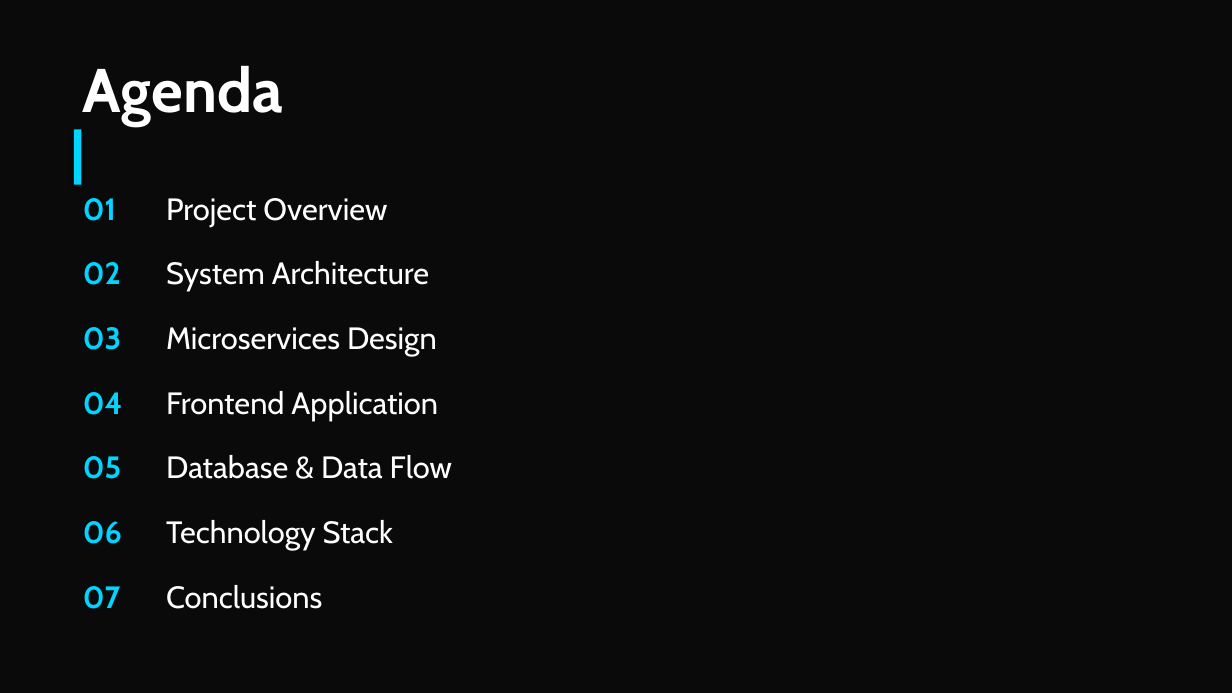
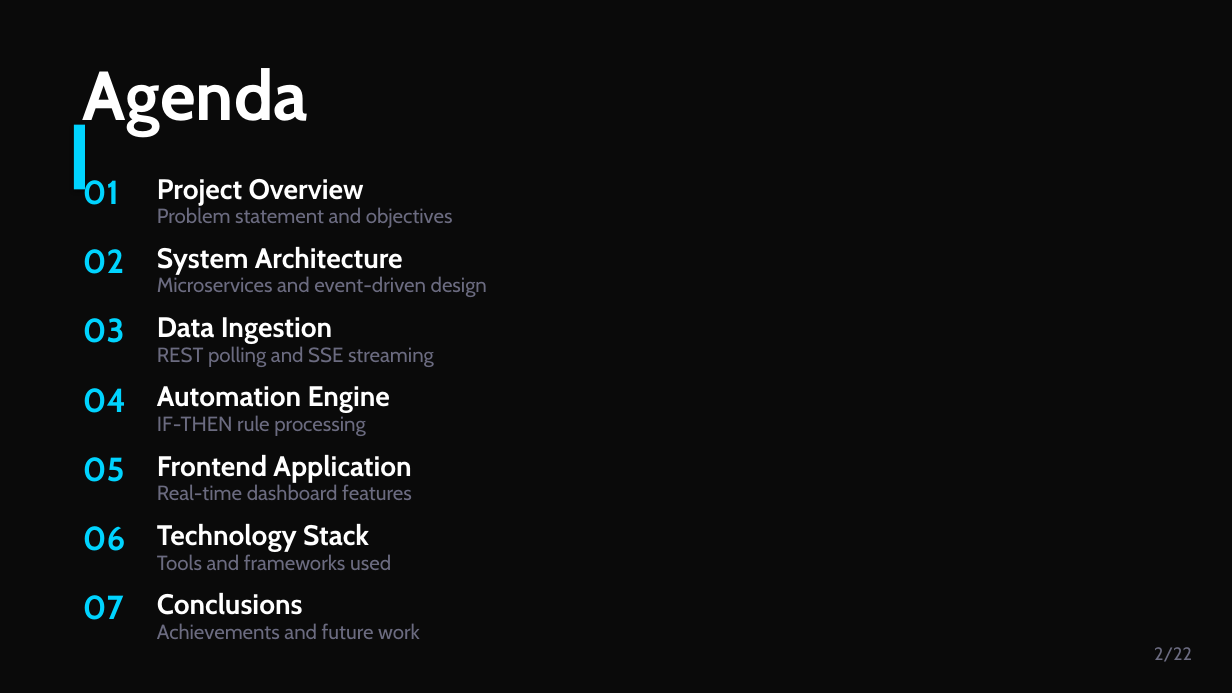
Before and after one commit to paolopagliarini/2063987_WestCompany, a slide deck: slide 2 of booklets/slides/Mars_Habitat_Presentation.pptx. Drawn at 1232x693 pixels with LibreOffice and Linux fonts; fonts in the diff are those of the drawing. Boxes give left, top, right and bottom in pixels: in the first picture for what was removed or moved away, otherwise in the second. Text is boxed around its words. In the diff, an @@ line names an element or a change of style, - is before the commit and + after.

```diff
--- a/booklets/slides/Mars_Habitat_Presentation.pptx
+++ b/booklets/slides/Mars_Habitat_Presentation.pptx
@@ text "Agenda" at (x1=83, y1=68, x2=308, y2=135): size 48 to 54 pt @@
@@ rectangle resized from (x1=74, y1=129, x2=81, y2=185) to (x1=74, y1=125, x2=85, y2=189) @@
@@ text "01" moved from (x1=83, y1=198, x2=116, y2=221) to (x1=83, y1=176, x2=119, y2=205) @@
@@ text "Project Overview" moved from (x1=166, y1=198, x2=387, y2=226) to (x1=157, y1=179, x2=364, y2=205) @@
@@ text added at (x1=157, y1=207, x2=453, y2=228), 16 pt, text #6B6B80 @@
+Problem statement and objectives
@@ size 24 to 26 pt in 7 elements at (x1=83, y1=176, x2=119, y2=205), (x1=83, y1=457, x2=124, y2=482), (x1=83, y1=388, x2=126, y2=413), (x1=83, y1=526, x2=125, y2=551), (x1=83, y1=595, x2=124, y2=620), (x1=83, y1=318, x2=125, y2=343), (x1=83, y1=249, x2=124, y2=274) @@
@@ text "02" moved from (x1=83, y1=262, x2=121, y2=285) to (x1=83, y1=249, x2=124, y2=274) @@
@@ text "System Architecture" moved from (x1=166, y1=261, x2=429, y2=291) to (x1=157, y1=246, x2=403, y2=274) @@
@@ text at (x1=157, y1=276, x2=487, y2=297): text changed; size 24 to 16 pt; text colour #FFFFFF to #6B6B80 @@
-Microservices Design
+Microservices and event-driven design
@@ text "03" moved from (x1=83, y1=327, x2=121, y2=350) to (x1=83, y1=318, x2=125, y2=343) @@
@@ text added at (x1=157, y1=317, x2=333, y2=343), 22 pt, text #FFFFFF, bold @@
+Data Ingestion
@@ text added at (x1=157, y1=346, x2=434, y2=367), 16 pt, text #6B6B80 @@
+REST polling and SSE streaming
@@ text added at (x1=157, y1=386, x2=390, y2=413), 22 pt, text #FFFFFF, bold @@
+Automation Engine
@@ text added at (x1=157, y1=415, x2=366, y2=436), 16 pt, text #6B6B80 @@
+IF-THEN rule processing
@@ size 24 to 22 pt, bold on in 5 elements at (x1=157, y1=179, x2=364, y2=205), (x1=157, y1=523, x2=369, y2=551), (x1=157, y1=592, x2=303, y2=615), (x1=157, y1=246, x2=403, y2=274), (x1=157, y1=454, x2=411, y2=482) @@
@@ text "Frontend Application" moved from (x1=166, y1=391, x2=438, y2=420) to (x1=157, y1=454, x2=411, y2=482) @@
@@ text removed at (x1=166, y1=455, x2=452, y2=479) @@
-Database & Data Flow
@@ text added at (x1=157, y1=484, x2=412, y2=500), 16 pt, text #6B6B80 @@
+Real-time dashboard features
@@ text "Technology Stack" moved from (x1=166, y1=520, x2=393, y2=550) to (x1=157, y1=523, x2=369, y2=551) @@
@@ text added at (x1=157, y1=554, x2=391, y2=570), 16 pt, text #6B6B80 @@
+Tools and frameworks used
@@ text "07" moved from (x1=83, y1=586, x2=120, y2=609) to (x1=83, y1=595, x2=124, y2=620) @@
@@ text "Conclusions" moved from (x1=166, y1=585, x2=322, y2=609) to (x1=157, y1=592, x2=303, y2=615) @@
@@ text added at (x1=157, y1=623, x2=420, y2=639), 16 pt, text #6B6B80 @@
+Achievements and future work
@@ text added at (x1=1154, y1=647, x2=1192, y2=662), 14 pt, text #6B6B80 @@
+2/22
```
Also in this commit, not shown: 10 other slides changed, 11 slides added, 9 slides removed, 1 other file.
